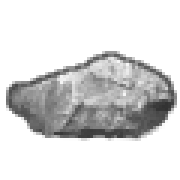
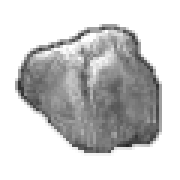
Comparing the layer stacks of the two 180x180 images. Changes:
renamed "rock-front" to "outline", painted on it over [6, 24, 177, 156]
painted on "Pasted Layer" over [6, 24, 177, 156]
